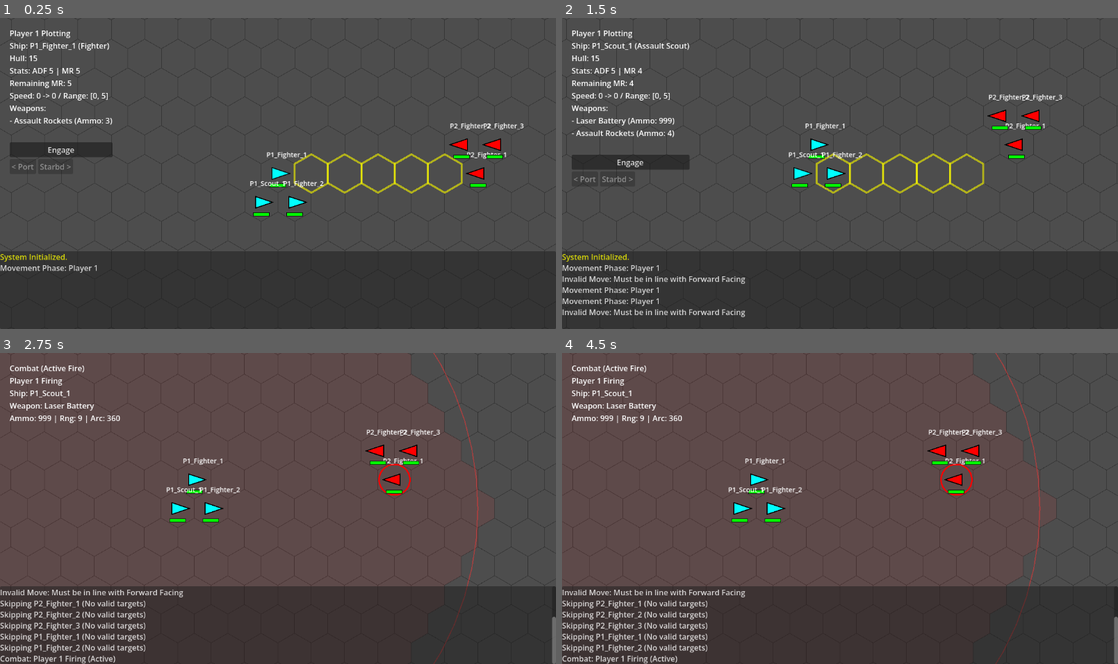
Above: before the commit, frames 1-4 (two rows, left to right).
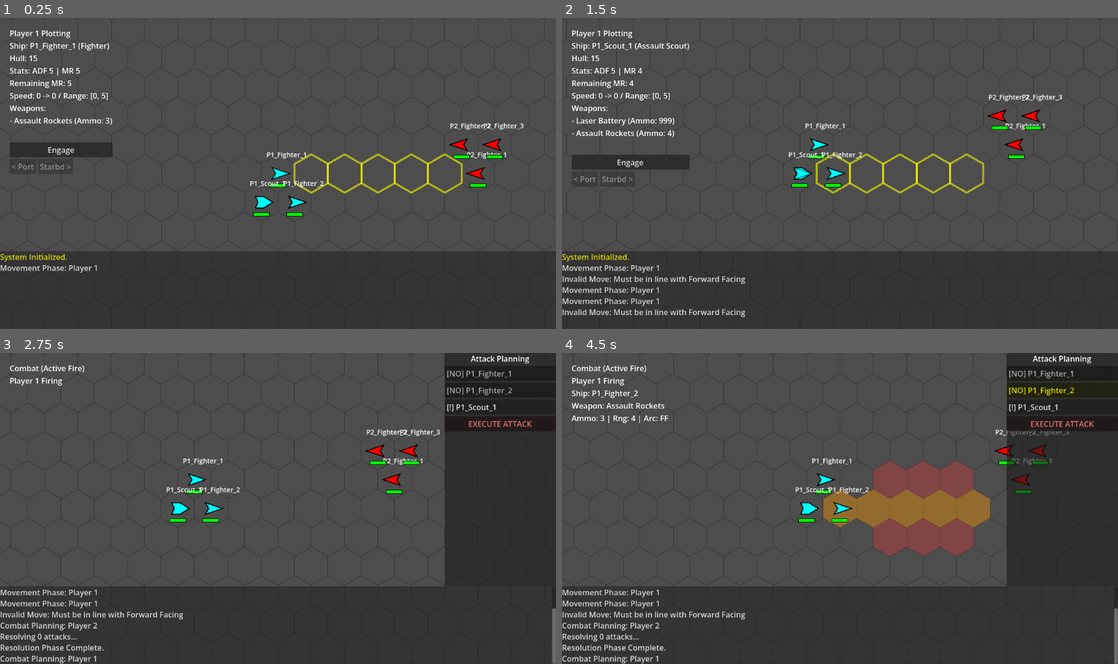
Above: after the commit, the same moments.

Repository: jjeffers/sf-kh-simulator
Game: Godot game, scene res://Scenes/Main.tscn
The game is run twice, just before and just after one commit, with the same random seed, the same clock (stepped at 60 frames per second) and the same inputs.
Inputs (mouse positions are in pixels of both pictures, inside the frame that each line leads up to):
- Up to frame 1 (0.25 s): no input
- Up to frame 2 (1.5 s): click "Engage" at 0.5 s; tap Enter at 1.25 s; move the mouse to (962, 157) at 1.27 s; hold D from 1.28 s (still down); click (962, 157) at 1.42 s
- Up to frame 3 (2.75 s): tap Space at 1.52 s; release D at 2 s; click (500, 424) at 2 s, where only the run after the commit has a clickable "EXECUTE ATTACK"
- Up to frame 4 (4.5 s): click (1062, 405) at 2.75 s, where only the run after the commit has a clickable "[!] P1_Scout_1"; click (1062, 374) at 3.5 s, where only the run after the commit has a clickable "[NO] P1_Fighter_1"; click (1062, 390) at 4.25 s, where only the run after the commit has a clickable "[NO] P1_Fighter_2"

The runs differ from the first frame. In frame 1, 0.2% of the frame differs, in the area x 45-91%, y 38-62%; in frame 2, 0.2%; in frame 3, 18%; in frame 4, 26%, in the area x 0-100%, y 0-100%.

Commit message:
Implement phased combat resolution (Planning and Resolution)

Diff:
--- a/Scripts/GameManager.gd
+++ b/Scripts/GameManager.gd
@@ -13,7 +13,11 @@
 
 # Phase Enum
 enum Phase { START, MOVEMENT, COMBAT, END }
+# Combat State Enum
+enum CombatState { NONE, PLANNING, RESOLVING }
+
 var current_phase: Phase = Phase.START
+var current_combat_state: CombatState = CombatState.NONE
 
 # Combat Subphase: 0 = None, 1 = Passive Fire (First), 2 = Active Fire (Second)
 var combat_subphase: int = 0
@@ -41,6 +45,15 @@
 var start_speed: int = 0
 var can_turn_this_step: bool = false # "Use it or lose it" flag
 var combat_action_taken: bool = false # Lock to prevent click spam
+
+# Combat State
+var queued_attacks: Array = [] # Objects: {source, target, weapon_idx}
+var pending_resolutions: Array = []
+
+# Planning UI
+var panel_planning: PanelContainer
+var container_ships: VBoxContainer
+
 
 func _ready():
 	_setup_ui()
@@ -106,6 +119,34 @@
 	btn_turn_right.text = "Starbd >"
 	btn_turn_right.pressed.connect(func(): _on_turn(1))
 	turn_box.add_child(btn_turn_right)
+
+	# Planning UI (Right Side)
+	panel_planning = PanelContainer.new()
+	panel_planning.anchor_left = 0.8
+	panel_planning.anchor_right = 1.0
+	panel_planning.anchor_top = 0.0
+	panel_planning.anchor_bottom = 0.75
+	panel_planning.visible = false
+	ui_layer.add_child(panel_planning)
+
+	var pp_vbox = VBoxContainer.new()
+	panel_planning.add_child(pp_vbox)
+
+	var pp_lbl = Label.new()
+	pp_lbl.text = "Attack Planning"
+	pp_lbl.horizontal_alignment = HORIZONTAL_ALIGNMENT_CENTER
+	pp_vbox.add_child(pp_lbl)
+
+	container_ships = VBoxContainer.new()
+	pp_vbox.add_child(container_ships)
+
+	# Execute Button
+	var btn_exec = Button.new()
+	btn_exec.text = "EXECUTE ATTACK"
+	btn_exec.modulate = Color(1, 0.5, 0.5)
+	btn_exec.pressed.connect(_on_combat_commit)
+	pp_vbox.add_child(btn_exec)
+
 	# Combat Log
 	# Combat Log
 	var log_panel = PanelContainer.new()
@@ -226,108 +267,66 @@
 
 	# if not combat_target: return # REMOVED: Prevent blocking target selection
 
+	# Guard: need a selected ship to interact with targets or plan attacks
+	if not selected_ship:
+		return
+
 	var is_click_on_target = false
 	if combat_target:
 		var mouse_pos = get_local_mouse_position()
 		var dist_to_target = mouse_pos.distance_to(combat_target.position)
 		is_click_on_target = (combat_target.grid_position == hex) or (dist_to_target < HexGrid.TILE_SIZE * 0.8)
 
-	# If click on the target's hex OR visual representation, FIRE
+	# If click on the target's hex OR visual representation, PLAN FIRE
 	if is_click_on_target:
 		var s = combat_target
-		var start_pos = HexGrid.hex_to_pixel(selected_ship.grid_position)
-		var target_pos = s.position # Use actual visual position for laser end
-
-		combat_action_taken = true
-		# Validate Range and Arc for specific weapon
+
+		# Validation
 		var weapon = selected_ship.weapons[selected_ship.current_weapon_index]
 		var w_range = weapon["range"]
 		var w_arc = weapon["arc"]
 		var d = HexGrid.hex_distance(selected_ship.grid_position, s.grid_position)
 
-		# Basic Range Check
+		# Range Check
 		if d > w_range:
 			log_message("[color=red]Target out of range! (Max %d)[/color]" % w_range)
 			return
 
-		# Arc Check (FF)
+		# Arc Check
 		if w_arc == "FF":
 			var valid_hexes = _get_ff_arc_hexes(selected_ship, w_range)
 			if not s.grid_position in valid_hexes:
 				log_message("[color=red]Target not in Forward Firing Arc![/color]")
 				return
-				log_message("[color=red]Target not in Forward Firing Arc![/color]")
-				return
-
-		# Ammo Check
-		if weapon["ammo"] <= 0:
-			log_message("[color=red]Weapon Empty![/color]")
+
+		# Ammo Check (Account for already queued shots)
+		var queued_count = 0
+		for atk in queued_attacks:
+			if atk["source"] == selected_ship and atk["weapon_idx"] == selected_ship.current_weapon_index:
+				queued_count += 1
+
+		if weapon["ammo"] - queued_count <= 0:
+			log_message("[color=red]Insufficent Ammo for planned shot![/color]")
 			return
 
-		# FIRE!
-		weapon["ammo"] -= 1
-		combat_action_taken = true
-
-		# FX
-		_spawn_attack_fx(start_pos, target_pos, weapon.get("type", "Laser"))
-
-		# Log shot
-		var is_head_on = false
-		if w_arc == "FF":
-			if s.grid_position == selected_ship.grid_position:
-				is_head_on = true
-			else:
-				var fwd_vec = HexGrid.get_direction_vec(selected_ship.facing)
-				var check = selected_ship.grid_position + fwd_vec
-				for i in range(w_range):
-					if check == s.grid_position:
-						is_head_on = true
-						break
-					check += fwd_vec
-
-		if is_head_on:
-			log_message("Heads On Bonus! +10% Hit Chance")
-
-		log_message("Firing %s at %s..." % [weapon["name"], s.name])
-
-		# Roll to Hit
-		if Combat.roll_for_hit(d, weapon, s, is_head_on):
-			# Construct Damage String: 2d10+4
-			var dmg_str = "%s+%d" % [weapon["damage_dice"], weapon["damage_bonus"]]
-			var dmg = Combat.roll_damage(dmg_str)
-
-			log_message("[color=green]HIT![/color] Range: %d, Damage: %d" % [d, dmg])
-
-			# Delay damage application to match FX?
-			# Simple approach: Apply now, showing floating text with delay matching FX
-
-			# Wait for travel time (approx 0.5s for rockets)
-			var delay = 0.5
-			if weapon.get("type", "Laser") == "Laser": delay = 0.1
-
-			get_tree().create_timer(delay).timeout.connect(func():
-				s.take_damage(dmg)
-				_spawn_hit_text(target_pos, dmg)
-				if audio_hit.stream: audio_hit.play()
-			)
-
-			# Mark Weapon as Fired
-			weapon["fired"] = true
-
-			# Wait for turn end (Total animation time)
-			get_tree().create_timer(3.0).timeout.connect(_post_fire_check)
-		else:
-			log_message("[color=red]MISS![/color] Range: %d" % d)
-			# Mark Weapon as Fired (Even on miss?)
-			# Standard rules: A shot is a shot.
-			weapon["fired"] = true
-
-			# Wait for animation (2.0s)
-			get_tree().create_timer(2.0).timeout.connect(_post_fire_check)
-
+		# Check if already targeting this specific enemy with this weapon?
+		# Rules don't say we can't double tap, so allow it.
+
+		# ADD TO PLAN
+		queued_attacks.append({
+			"source": selected_ship,
+			"target": s,
+			"weapon_idx": selected_ship.current_weapon_index,
+			"weapon_name": weapon["name"]
+		})
+
+		log_message("Planned: %s -> %s (%s)" % [selected_ship.name, s.name, weapon["name"]])
+
+		_update_planning_ui_list()
+		queue_redraw()
 
 	else:
-		# Check if valid enemies at this hex to switch target
+		# Check if switching target (Enemy)
 		for s in ships:
 			if s.player_id != firing_player_id and s.grid_position == hex:
 				var d = HexGrid.hex_distance(selected_ship.grid_position, s.grid_position)
@@ -400,32 +399,122 @@
 
 		if audio_laser.stream: audio_laser.play()
 
-func _post_fire_check():
-	# Check if selected_ship has ANY valid targets remaining with UNFIRED, LOADED weapons
-	var targets = _get_valid_targets(selected_ship)
-
-	if targets.size() > 0:
-		# Continue Turn
-		combat_action_taken = false
-		log_message("Attack Complete. Select next weapon [W] or target.")
-
-		# Auto-switch to next available weapon if current is done?
-		var weapon = selected_ship.weapons[selected_ship.current_weapon_index]
-		if weapon.get("fired", false) or weapon["ammo"] <= 0:
-			# Find next valid weapon
-			for i in range(selected_ship.weapons.size()):
-				var w = selected_ship.weapons[i]
-				if not w.get("fired", false) and w["ammo"] > 0:
-					selected_ship.current_weapon_index = i
-					log_message("Auto-switched to %s" % w["name"])
+func _on_combat_commit():
+	if current_combat_state != CombatState.PLANNING: return
+
+	current_combat_state = CombatState.RESOLVING
+	pending_resolutions = queued_attacks.duplicate()
+	panel_planning.visible = false
+
+	log_message("Resolving %d attacks..." % pending_resolutions.size())
+	_process_next_attack()
+
+func _process_next_attack():
+	if pending_resolutions.size() == 0:
+		_on_resolution_complete()
+		return
+
+	var atk = pending_resolutions.pop_front()
+	var source: Ship = atk["source"]
+	var target: Ship = atk["target"]
+	var weapon_idx: int = atk["weapon_idx"]
+
+	# Visual focus
+	selected_ship = source
+	combat_target = target
+	_update_camera()
+
+	# Validate Sources
+	if not is_instance_valid(source):
+		log_message("Source ship destroyed! Attack fizzles.")
+		get_tree().create_timer(1.0).timeout.connect(_process_next_attack)
+		return
+
+	# If ship exists but is technically dead/dying (hull <= 0)
+	if source.hull <= 0:
+		log_message("%s destroyed before firing! Attack fizzles." % source.name)
+		# Consume ammo on wreck if possible, though it doesn't matter much
+		source.weapons[weapon_idx]["ammo"] -= 1
+		get_tree().create_timer(1.0).timeout.connect(_process_next_attack)
+		return
+
+	var weapon = source.weapons[weapon_idx]
+	# Strict Ammo Consumption (happens now at resolution)
+	weapon["ammo"] -= 1
+	weapon["fired"] = true # Mark as fired for this turn
+
+	if not is_instance_valid(target) or target.hull <= 0:
+		log_message("%s firing at WRECK of %s! (Wasted)" % [source.name, target.name if target else "Unknown"])
+		_spawn_attack_fx(HexGrid.hex_to_pixel(source.grid_position), target.position if target else source.position, weapon.get("type"))
+		# Wait for FX then continue
+		get_tree().create_timer(1.5).timeout.connect(_process_next_attack)
+		return
+
+	# Execute Fire Logic
+	log_message("%s firing %s at %s" % [source.name, weapon["name"], target.name])
+
+	# FX
+	var start_pos = HexGrid.hex_to_pixel(source.grid_position)
+	var target_pos = target.position
+	_spawn_attack_fx(start_pos, target_pos, weapon.get("type", "Laser"))
+
+	# Hit Calc
+	var d = HexGrid.hex_distance(source.grid_position, target.grid_position)
+	var is_head_on = false # Recalculate or store from plan? Let's recalc dynamic (positions haven't changed)
+	if weapon["arc"] == "FF":
+		if target.grid_position == source.grid_position:
+			is_head_on = true
+		else:
+			var fwd_vec = HexGrid.get_direction_vec(source.facing)
+			var check = source.grid_position + fwd_vec
+			for i in range(weapon["range"]):
+				if check == target.grid_position:
+					is_head_on = true
 					break
-
-		queue_redraw()
-		_update_ui_state()
-		_update_camera() # Ensure camera stays valid
+				check += fwd_vec
+
+	if Combat.roll_for_hit(d, weapon, target, is_head_on):
+		var dmg_str = "%s+%d" % [weapon["damage_dice"], weapon["damage_bonus"]]
+		var dmg = Combat.roll_damage(dmg_str)
+		log_message("[color=green]HIT![/color] Dmg: %d" % dmg)
+
+		# Delay damage for FX
+		var delay = 0.5
+		if weapon.get("type", "Laser") == "Laser": delay = 0.1
+
+		get_tree().create_timer(delay).timeout.connect(func():
+			if is_instance_valid(target):
+				target.take_damage(dmg)
+				_spawn_hit_text(target_pos, dmg)
+				if audio_hit.stream: audio_hit.play()
+		)
 	else:
-		# No more valid attacks
-		end_turn()
+		log_message("[color=red]MISS![/color]")
+
+	# Wait for animation
+	get_tree().create_timer(2.0).timeout.connect(_process_next_attack)
+
+func _on_resolution_complete():
+	log_message("Resolution Phase Complete.")
+
+	# Mark all ships of this player as "Has Fired" (Actually we tracked individual weapons)
+	# But we need to transition phase if no one else can fire?
+	# Or just check if we have more ships?
+	# Users prompt: "attacks must all be planned out first, then resolved"
+	# Implies one big batch for the player.
+
+	# We should check if there are ANY OTHER ships for this player that haven't fired?
+	# But we just did the planning phase for THE ENTIRE SIDE (conceptually).
+	# However `start_combat_active` says "Player Plan".
+
+	# If we want to allow "Plan for A, Commit. Plan for B, Commit" -> no, user said "attacks must all be planned out first"
+	# So we assume the user has planned EVERYTHING they want to.
+	# So we end this player's combat subphase.
+
+	if combat_subphase == 1:
+		start_combat_active()
+	else:
+		end_turn_cycle()
 
 func _spawn_hit_text(pos: Vector2, damage: int):
 	var lbl = Label.new()
@@ -637,7 +726,7 @@
 	if audio_phase_change and audio_phase_change.stream:
 		audio_phase_change.play()
 
-	_check_combat_availability()
+	_start_combat_planning()
 
 func start_combat_active():
 	current_phase = Phase.COMBAT
@@ -647,76 +736,76 @@
 	if audio_phase_change and audio_phase_change.stream:
 		audio_phase_change.play()
 
-	_check_combat_availability()
-
-func _check_combat_availability():
-	# Find un-fired ships for FIRING player
-	# Loop until we find a ship with targets OR perform phase transition
-	var found_valid_shooter = false
-
-	while not found_valid_shooter:
-		var available = ships.filter(func(s): return s.player_id == firing_player_id and not s.has_fired and not s.is_exploding)
-
-		if available.size() == 0:
-			if combat_subphase == 1:
-				start_combat_active()
-			else:
-				end_turn_cycle()
-			return
-
-		# Check the first available ship
-		# We must iterate through them because available[0] might have no targets,
-		# but available[1] might have targets.
-		# THE RULE: "If no ships have any targets then end that turn" -> implicaiton: we skip useless ships.
-		# "display a message indicating that no targets were avaialble."
-
-		# Let's iterate through the available list
-		var candidate = null
-
-		for s in available:
-			var targets = _get_valid_targets(s)
-			if targets.size() > 0:
-				candidate = s
+	_start_combat_planning()
+
+func _start_combat_planning():
+	current_combat_state = CombatState.PLANNING
+	queued_attacks.clear()
+	selected_ship = null
+	combat_target = null
+
+	# Reset "fired" state visually for planning (actual state reset happens differently)
+	# Actually, we need to track "planned usage".
+	# For now, let's just refresh the UI.
+
+	log_message("Combat Planning: Player %d" % firing_player_id)
+
+	_update_camera()
+	_update_ui_state()
+	_update_planning_ui_list()
+	queue_redraw()
+
+func _update_planning_ui_list():
+	# Clear existing
+	for c in container_ships.get_children():
+		c.queue_free()
+
+	# Find ships for firing player
+	var my_ships = ships.filter(func(s): return s.player_id == firing_player_id and not s.is_exploding)
+
+	for s in my_ships:
+		var btn = Button.new()
+		btn.alignment = HORIZONTAL_ALIGNMENT_LEFT
+
+		# Status Check
+		var targets = _get_valid_targets(s)
+		var has_targets = targets.size() > 0
+		var is_planned = false
+		for atk in queued_attacks:
+			if atk["source"] == s:
+				is_planned = true
 				break
-			else:
-				# Mark as fired (Skipped)
-				log_message("Skipping %s (No valid targets)" % s.name)
-				s.has_fired = true
-
-		if candidate:
-			found_valid_shooter = true
-			selected_ship = candidate
-
-			# Ensure we start with a valid, unfired weapon
-			var cur_w = selected_ship.weapons[selected_ship.current_weapon_index]
-			if cur_w["ammo"] <= 0 or cur_w.get("fired", false):
-				for i in range(selected_ship.weapons.size()):
-					var w = selected_ship.weapons[i]
-					if w["ammo"] > 0 and not w.get("fired", false):
-						selected_ship.current_weapon_index = i
-						break
-
-			# Reset action lock
-			combat_action_taken = false
-
-			# Auto-target logic
+
+		var status_str = "[ ]"
+		if is_planned: status_str = "[ORD]" # Ordered
+		elif not has_targets: status_str = "[NO]"
+		else: status_str = "[!]"
+
+		btn.text = "%s %s" % [status_str, s.name]
+
+		if s == selected_ship:
+			btn.modulate = Color.YELLOW
+		elif is_planned:
+			btn.modulate = Color.GREEN
+		elif not has_targets:
+			btn.modulate = Color.GRAY
+
+
+		btn.pressed.connect(func():
+			selected_ship = s
 			combat_target = null
-			var targets = _get_valid_targets(selected_ship)
-			if targets.size() > 0:
-				combat_target = targets[0]
-
+			_update_planning_ui_list()
+			_update_ui_state()
+			_update_ship_visuals()
 			queue_redraw()
-			_update_ui_state()
-			_update_camera()
-			log_message("Combat: Player %d Firing (%s)" % [firing_player_id, "Passive" if combat_subphase == 1 else "Active"])
-
-			# Ensure visual stack is updated
-			_update_ship_visuals()
-		else:
-			# Loop will continue, checking 'available' again.
-			# Since we marked ships with no targets as 'has_fired', the list size will shrink.
-			# Eventually it hits 0 and changes phase.
-			continue
+		)
+
+		container_ships.add_child(btn)
+
+	panel_planning.visible = (current_phase == Phase.COMBAT and current_combat_state == CombatState.PLANNING)
+
+# _check_combat_availability removed/replaced by explicit planning flow
+
 
 func end_turn_cycle():
 	log_message("Turn Complete. Switching Active Player.")
@@ -1195,5 +1284,8 @@
 		start_movement_phase() # Loop to next ship
 
 	elif current_phase == Phase.COMBAT:
+		# Legacy: Combat flow is now handled by Planning UI and Execute button
 		if selected_ship: selected_ship.has_fired = true
-		_check_combat_availability() # Loop to next ship or next subphase
+		log_message("Turn ending...")
+		# If somehow called, just ensure UI is updated
+		_update_planning_ui_list()
--- a/Scripts/Ship.gd
+++ b/Scripts/Ship.gd
@@ -134,14 +134,31 @@
 func _draw():
 	if is_exploding: return
 
-	# Draw simple triangle for ship representation
+	# Draw simple representation based on class
 	var size = HexGrid.TILE_SIZE * 0.6
-	# Triangle pointing right (0 degrees)
-	var points = PackedVector2Array([
-		Vector2(size, 0),
-		Vector2(-size/2, -size/2),
-		Vector2(-size/2, size/2)
-	])
+	var points = PackedVector2Array()
+
+	match ship_class:
+		"Assault Scout":
+			# Heavier, multi-faceted shape (Bullet/Hex-like)
+			# Nose, Right Shoulder, Right Rear, Rear Center, Left Rear, Left Shoulder
+			points = PackedVector2Array([
+				Vector2(size, 0),
+				Vector2(size * 0.2, -size * 0.5),
+				Vector2(-size * 0.5, -size * 0.5),
+				Vector2(-size * 0.3, 0), # Engine notch
+				Vector2(-size * 0.5, size * 0.5),
+				Vector2(size * 0.2, size * 0.5)
+			])
+		"Fighter", _:
+			# Sleek Delta / Dart
+			# Nose, Right Wing, Rear Notch, Left Wing
+			points = PackedVector2Array([
+				Vector2(size, 0),
+				Vector2(-size * 0.5, -size * 0.5),
+				Vector2(-size * 0.2, 0), # Rear Notch
+				Vector2(-size * 0.5, size * 0.5)
+			])
 	# Rotate points based on facing (each facing is 60 degrees = PI/3)
 	var angle = facing * (PI / 3.0)
 	var rotated_points = PackedVector2Array()
